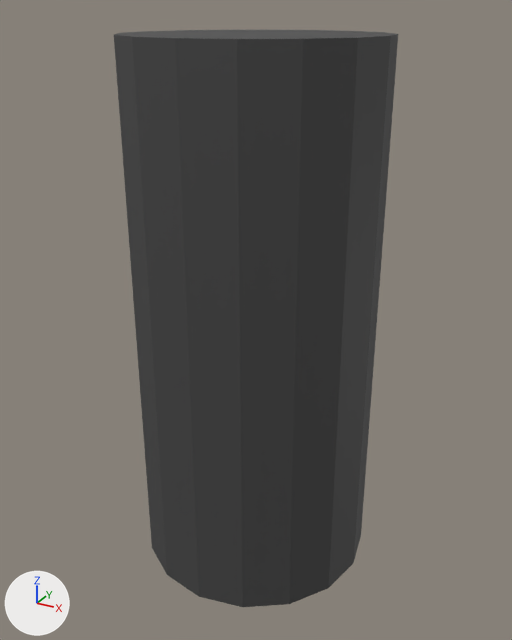
The OBJ model src/main/resources/assets/integralphysics/models/block/aluminum_extender.obj: old version first, new version second.
Camera for both pictures: a 50 mm lens placed at (0.763, -0.978, 0.46), pointed at (0.5, -0.5, 0.221). Every picture has the same lights, and +X, +Y and +Z are marked at lower left. Where no turn or scale is listed for an object, it has been applied to the vertices.
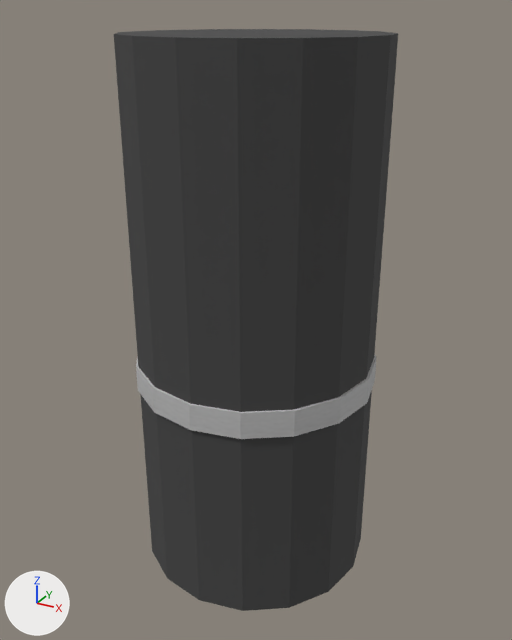
What the commit changed:
Material 'None_cable_insulation.png' (mat_none_cable_insulation_png) changes its picture from img_cable_insulation to img_cable_aluminum.
In material 'None_cable_insulation.png' (mat_none_cable_insulation_png), roughness goes from 0.69 to 1.0.
Material 'None_cable_insulation.png_integralphysics:cable_insulation' (mat_none_cable_insulation_png_integralphysics_cable_insulation) is new.
Its texture is img_cable_insulation.
Its roughness is 1.0.
me_cylinder has 64 vertices, 124 faces and spans x 0.4..0.6, y -0.6..-0.4, z 0.004..0.444.
me_cylinder is used by ob_cylinder; location (0.0, 0.0, 0.0).
me_cylinder no longer uses material mat_none_cable_insulation_png (picture img_cable_insulation).
me_cylinder part 1: the whole mesh is scaled about its middle by (1, 1, 1.01), then moved by (0.0, 0.0, -0.002).
me_cylinder now uses material mat_none_cable_insulation_png_integralphysics_cable_insulation (picture img_cable_insulation).
Mesh me_cylinder_002 is new.
It has 64 vertices, 124 faces and spans x 0.398..0.602, y -0.602..-0.398, z 0.17..0.192.
It uses material mat_none_cable_insulation_png (picture img_cable_aluminum).
Object 'Cylinder.002' (ob_cylinder_002) is new; it shows me_cylinder_002.
Its location is (0.0, 0.0, 0.0).

Changed parts and their boxes [x1, y1, x2, y2] in the pictures (512 x 640 px; the box of a moved part takes in the faces that stretch with it):
'Cylinder', mesh rescaled
    before: [114, 30, 398, 607]
    after: [114, 29, 398, 611]
'Cylinder.002', added
    after: [136, 354, 377, 439]
part 1 of me_cylinder, moved or reshaped
    before: [114, 34, 398, 607]
    after: [114, 34, 398, 611]
